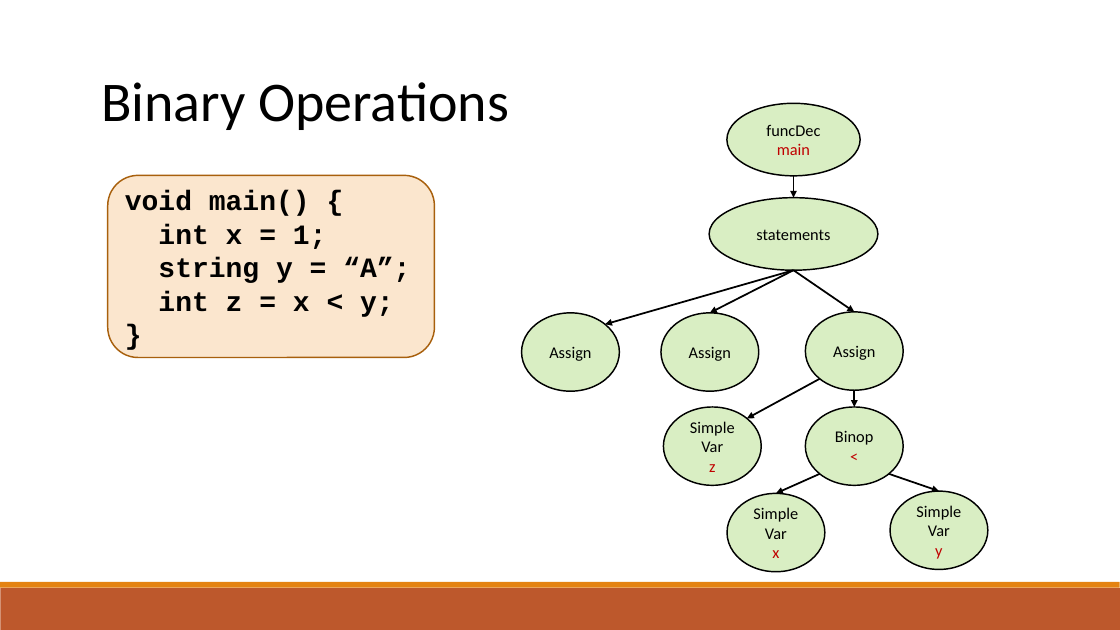
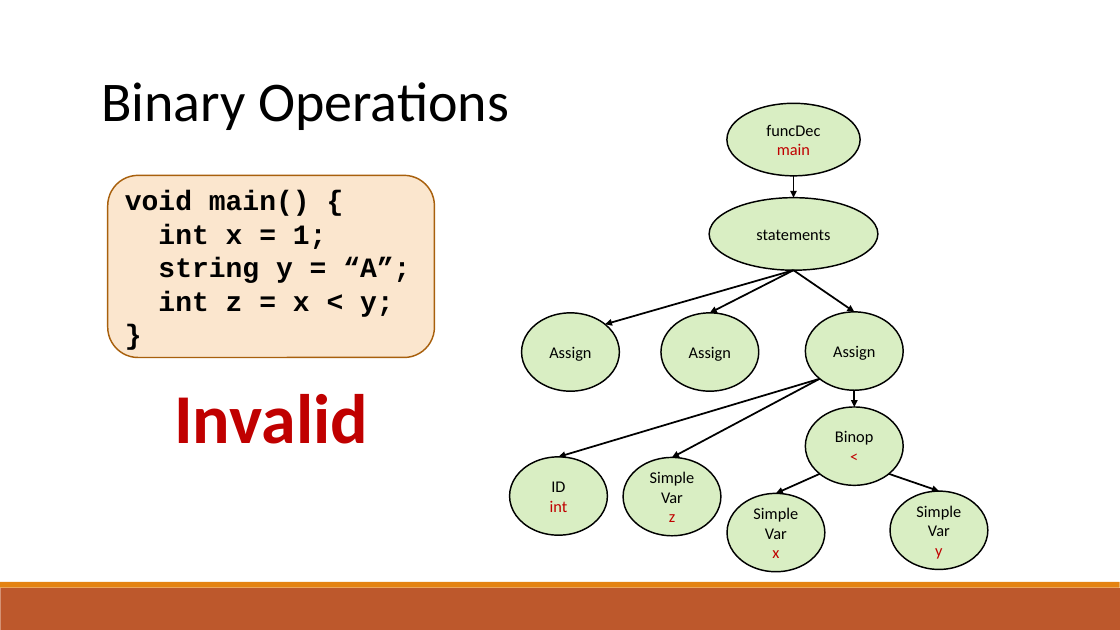
Before and after one commit to raghadzeidan/COMPILATION_TAU_FOR_STUDENTS, a slide deck: slide 19 of new_slides/semantic.pptx (slide 18 before the commit). Drawn at 1120x630 pixels with LibreOffice and Linux fonts; fonts in the diff are those of the drawing. Boxes give left, top, right and bottom in pixels: in the first picture for what was removed or moved away, otherwise in the second. Text is boxed around its words. In the diff, an @@ line names an element or a change of style, - is before the commit and + after.

```diff
--- a/new_slides/semantic.pptx
+++ b/new_slides/semantic.pptx
@@ arrow added from (820, 379) to (559, 457), #000000 1.5 pt @@
@@ arrow moved from (820, 379) - (747, 418) to (820, 379) - (672, 458) @@
@@ text added at bbox=[174, 394, 368, 444], 60 pt, text #C00000, bold @@
+Invalid
@@ ellipse added at bbox=[510, 457, 607, 535], fill #92D050 at 34% opacity, outline #000000 1.25 pt, 14 pt, text #C00000 @@
+ID
+int
@@ ellipse "Simple": place and size @@
-ellipse "Simple" at bbox=[664, 408, 761, 486]
+ellipse "Simple" at bbox=[623, 458, 721, 536]
```
Also in this commit, not shown: 7 other slides changed, 1 other file.
